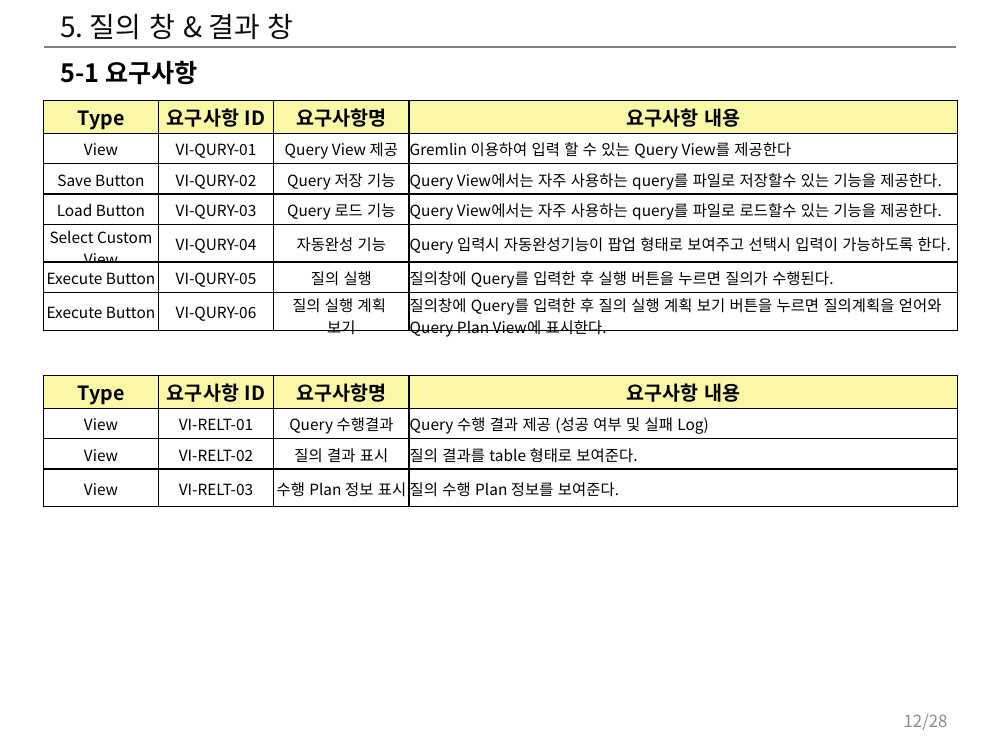
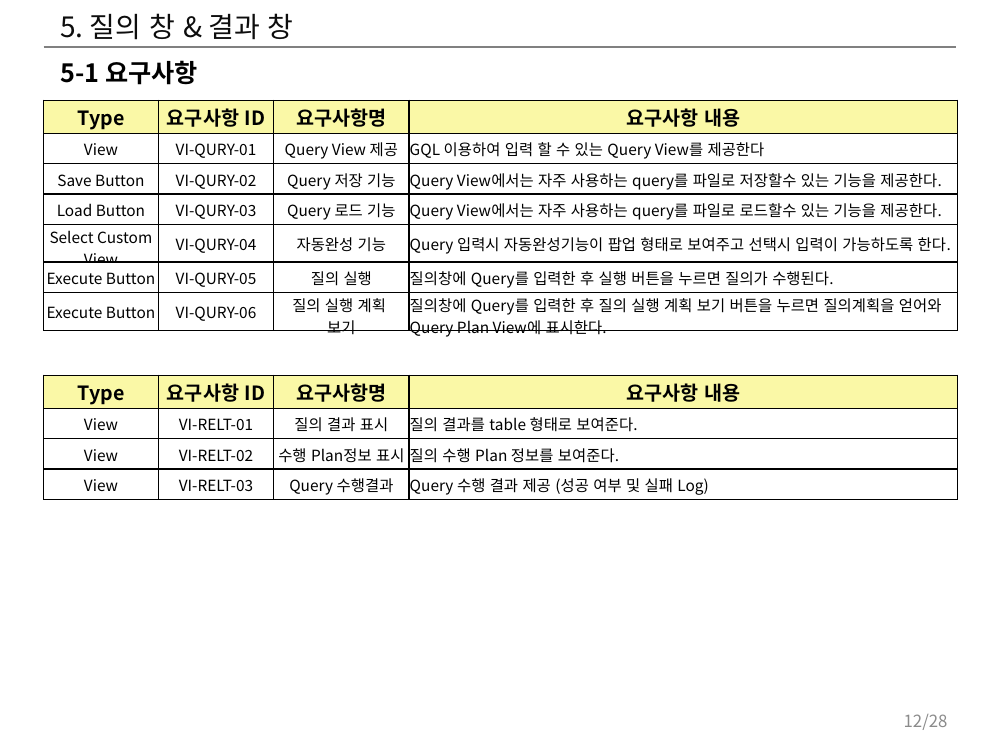
Before and after one commit to postech-dblab-iitp/visual-tool, a slide deck: slide 12 of ViT_docs/시각화도구_UI_UX_기획서.pptx. Drawn at 1008x756 pixels with LibreOffice and Linux fonts; fonts in the diff are those of the drawing. Boxes give left, top, right and bottom in pixels: in the first picture for what was removed or moved away, otherwise in the second. Text is boxed around its words. In the diff, an @@ line names an element or a change of style, - is before the commit and + after.

Commit message:
설계 스펙 변경으로 인한 요구사항 명세서 업데이트 및 타문서와 sync 작업 - Language 변경 : Gremlin -> GQL - Driver 명칭 수정 : Driver for IITP GDBMS -> Graph Driver - Table, 그림등 sync

```diff
--- a/ViT_docs/시각화도구_UI_UX_기획서.pptx
+++ b/ViT_docs/시각화도구_UI_UX_기획서.pptx
@@ table at (43,100,958,345) @@
-row 2, column 4: Gremlin 이용하여 입력 할 수 있는 Query View를 제공한다
+row 2, column 4: GQL 이용하여 입력 할 수 있는 Query View를 제공한다
@@ table at (43,375,958,499) @@
-row 2, column 3: Query 수행결과
+row 2, column 3: 질의 결과 표시
-row 2, column 4: Query 수행 결과 제공 (성공 여부 및 실패 Log)
+row 2, column 4: 질의 결과를 table 형태로 보여준다.
-row 3, column 3: 질의 결과 표시
+row 3, column 3: 수행 Plan정보 표시
-row 3, column 4: 질의 결과를 table 형태로 보여준다.
+row 3, column 4: 질의 수행 Plan 정보를 보여준다.
-row 4, column 3: 수행 Plan 정보 표시
+row 4, column 3: Query 수행결과
-row 4, column 4: 질의 수행 Plan 정보를 보여준다.
+row 4, column 4: Query 수행 결과 제공 (성공 여부 및 실패 Log)
```
Also in this commit, not shown: 5 other slides changed, 2 other files.
